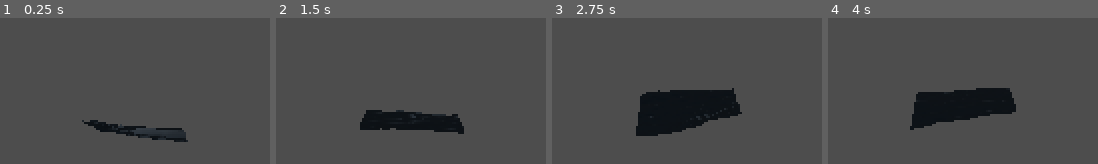
Above: before the commit, frames 1-4 (left to right).
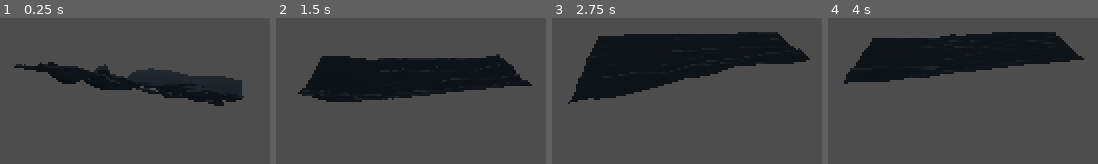
Above: after the commit, the same moments.

Repository: matvan99it/IL-GODOt
Game: Godot game, scene res://main.tscn
Same seed, same stepped clock (60 frames per second), same inputs: the game is played once before the commit and once after it.
Inputs:
- Up to frame 1 (0.25 s): no input
- Up to frame 2 (1.5 s): no input
- Up to frame 3 (2.75 s): no input
- Up to frame 4 (4 s): tap Enter at 3.5 s

The runs differ from the first frame. In frame 1, 13% of the frame differs, in the area x 5-91%, y 30-85%; in frame 2, 24%; in frame 3, 34%, in the area x 5-96%, y 9-81%; in frame 4, 28%.
Error in both runs: Invalid call. Nonexistent function 'set_instance_shader_parameter' in base 'ShaderMaterial'. (res://mesh.gd:5)

Commit message:
Nuova Mesh

Diff:
--- a/My3D/mesh.gdshader
+++ b/My3D/mesh.gdshader
@@ -11,7 +11,7 @@
 float wave(vec2 position) {
 	position += texture(noise, position / 10.0).x * 1.0 - 1.0;
 	vec2 wv = 1.0 - abs(sin(position));
-	return pow(1.0 - pow(wv.x * wv.y, 0.65), 4.0);
+	return pow(1.0 - pow(wv.x * wv.y, 0.65), 1.0);
 }
 
 float height(vec2 position, float time) {
--- a/My3D/mesh.tscn
+++ b/My3D/mesh.tscn
@@ -29,5 +29,6 @@
 [node name="OmniLight3D" type="OmniLight3D" parent="."]
 
 [node name="Mesh" type="MeshInstance3D" parent="."]
+transform = Transform3D(2, 0, 0, 0, 2, 0, 0, 0, 2, 0, 0, 0)
 mesh = SubResource("PlaneMesh_w0in1")
 script = ExtResource("2_82hr5")
--- /dev/null
+++ b/My3D/second_mesh.tres
@@ -0,0 +1,20 @@
+[gd_resource type="VisualShader" load_steps=3 format=3 uid="uid://c41v0fnek2ogs"]
+
+[sub_resource type="VisualShaderNodeInput" id="VisualShaderNodeInput_dxxt1"]
+input_name = "uv"
+
+[sub_resource type="VisualShaderNodeInput" id="VisualShaderNodeInput_d4iqr"]
+input_name = "time"
+
+[resource]
+code = "shader_type spatial;
+render_mode blend_mix, depth_draw_opaque, cull_back, diffuse_lambert, specular_schlick_ggx;
+
+
+
+"
+graph_offset = Vector2(-858.747, 61.0126)
+nodes/fragment/4/node = SubResource("VisualShaderNodeInput_dxxt1")
+nodes/fragment/4/position = Vector2(-1000, 260)
+nodes/fragment/5/node = SubResource("VisualShaderNodeInput_d4iqr")
+nodes/fragment/5/position = Vector2(-980, 440)
--- /dev/null
+++ b/My3D/second_mesh.tscn
@@ -0,0 +1,15 @@
+[gd_scene load_steps=4 format=3 uid="uid://ct51hgdnxige8"]
+
+[ext_resource type="Shader" uid="uid://c41v0fnek2ogs" path="res://second_mesh.tres" id="1_ixboi"]
+
+[sub_resource type="ShaderMaterial" id="ShaderMaterial_sn8qd"]
+render_priority = 0
+shader = ExtResource("1_ixboi")
+
+[sub_resource type="PlaneMesh" id="PlaneMesh_r082c"]
+
+[node name="SecondMesh" type="Node"]
+
+[node name="MeshInstance3D" type="MeshInstance3D" parent="."]
+material_override = SubResource("ShaderMaterial_sn8qd")
+mesh = SubResource("PlaneMesh_r082c")
